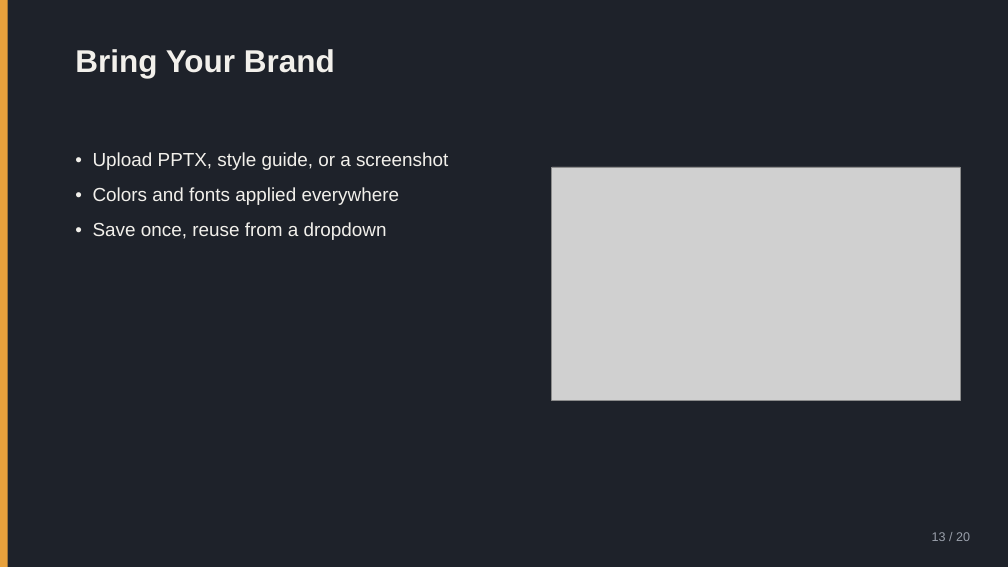
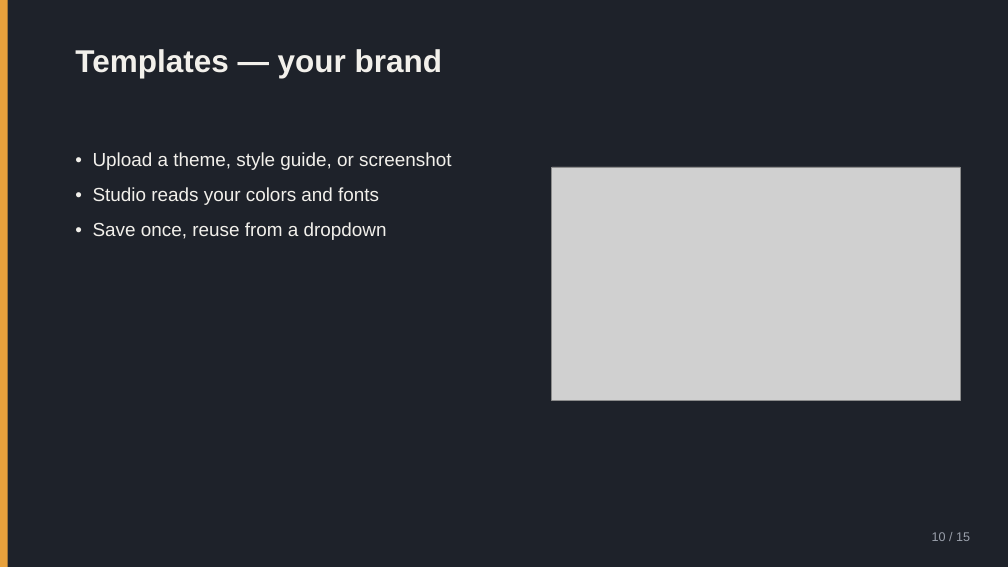
Before and after one commit to nikolaidk/voice, a slide deck: slide 10 of docs/user-guide.pptx (slide 13 before the commit). Drawn at 1008x567 pixels with LibreOffice and Linux fonts; fonts in the diff are those of the drawing; grey boxes stand for pictures. Boxes give left, top, right and bottom in pixels: in the first picture for what was removed or moved away, otherwise in the second. Text is boxed around its words. In the diff, an @@ line names an element or a change of style, - is before the commit and + after.

```diff
--- a/docs/user-guide.pptx
+++ b/docs/user-guide.pptx
@@ text at [75,49,442,78]: text changed @@
-Bring Your Brand
+Templates — your brand
@@ text at [93,152,451,205]: text changed @@
-• Upload PPTX, style guide, or a screenshot
-• Colors and fonts applied everywhere
+• Upload a theme, style guide, or screenshot
+• Studio reads your colors and fonts
@@ text at [932,532,970,541]: text changed @@
-13 / 20
+10 / 15
```
Also in this commit, not shown: 8 other slides changed, 6 slides added, 11 slides removed, 2 other files.
